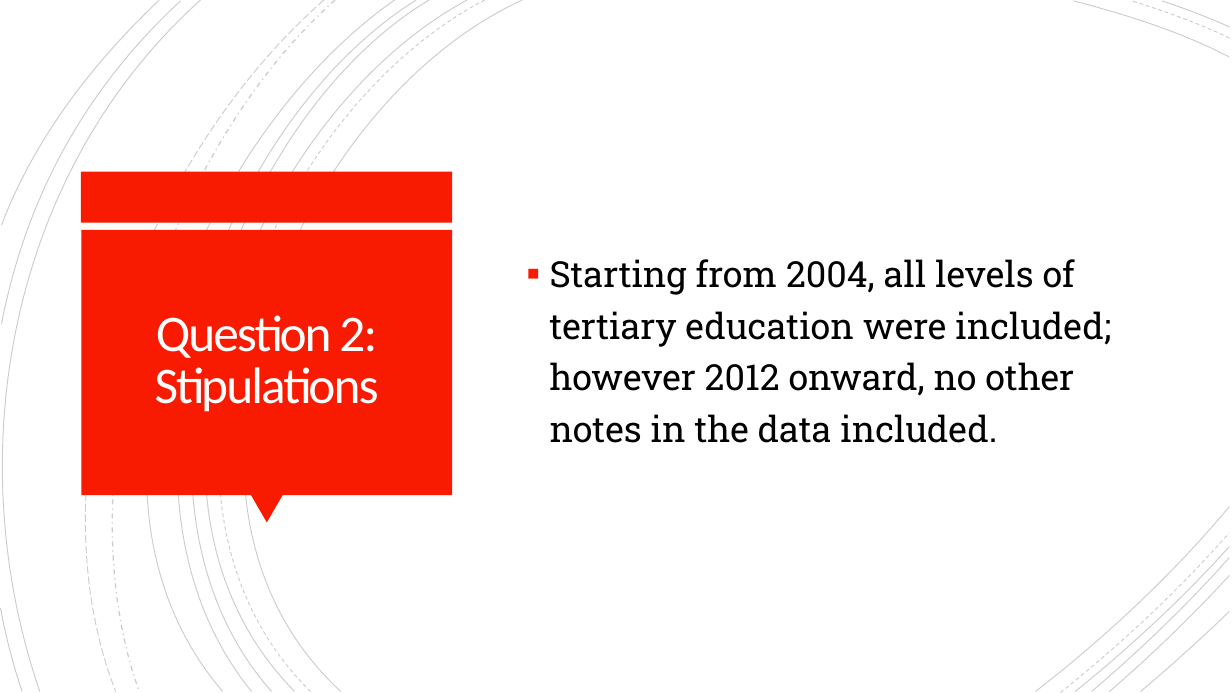
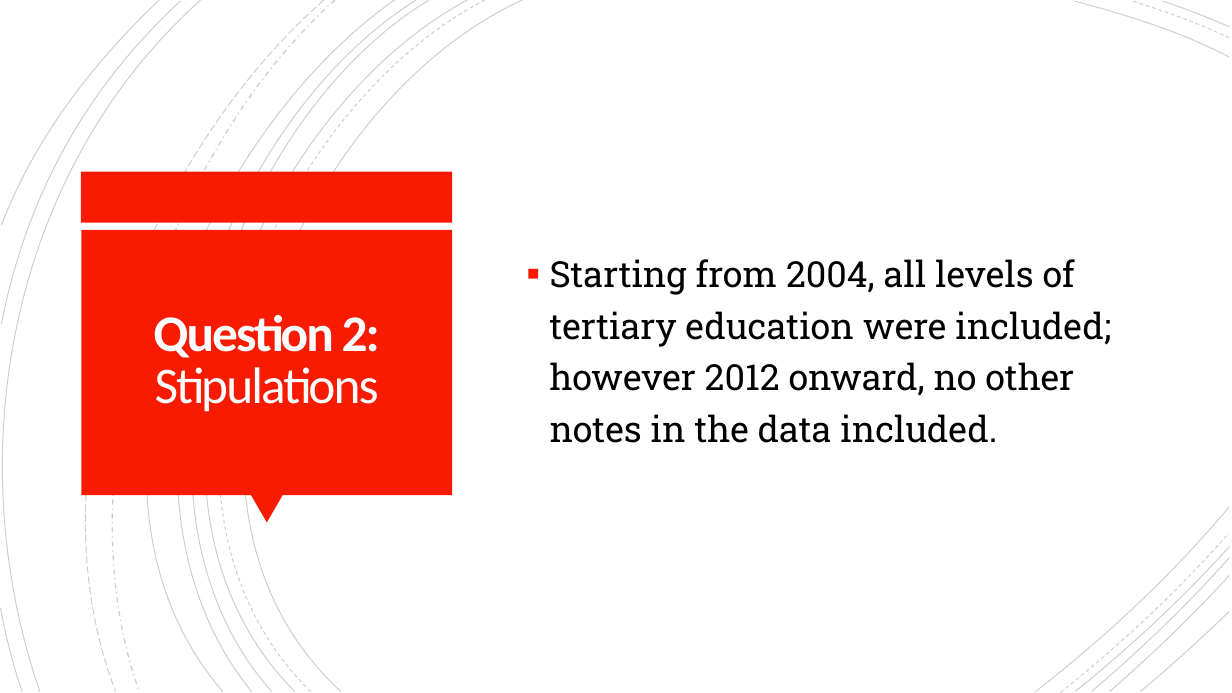
Before and after one commit to cordellsl/Project2, a slide deck: slide 15 of Project 2 Presentation.pptx (slide 12 before the commit). Drawn at 1232x693 pixels with LibreOffice and Linux fonts; fonts in the diff are those of the drawing. Boxes give left, top, right and bottom in pixels: in the first picture for what was removed or moved away, otherwise in the second. Text is boxed around its words. In the diff, an @@ line names an element or a change of style, - is before the commit and + after.

```diff
--- a/Project 2 Presentation.pptx
+++ b/Project 2 Presentation.pptx
@@ title "Question 2: Stipulations" at bbox=[153, 315, 380, 412]: bold on in "Question 2:" @@
```
Also in this commit, not shown: 13 other slides changed, 7 slides added.
